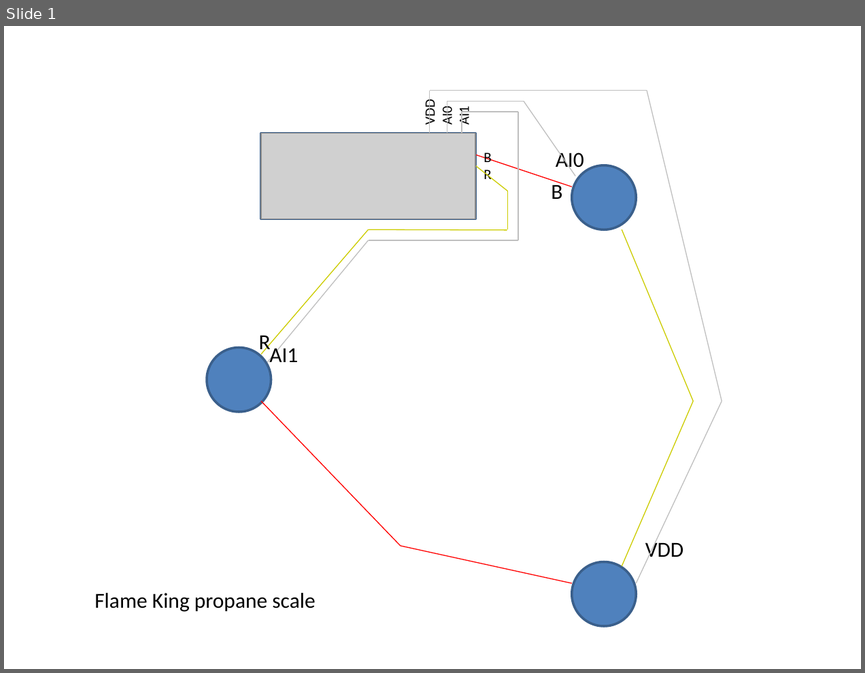
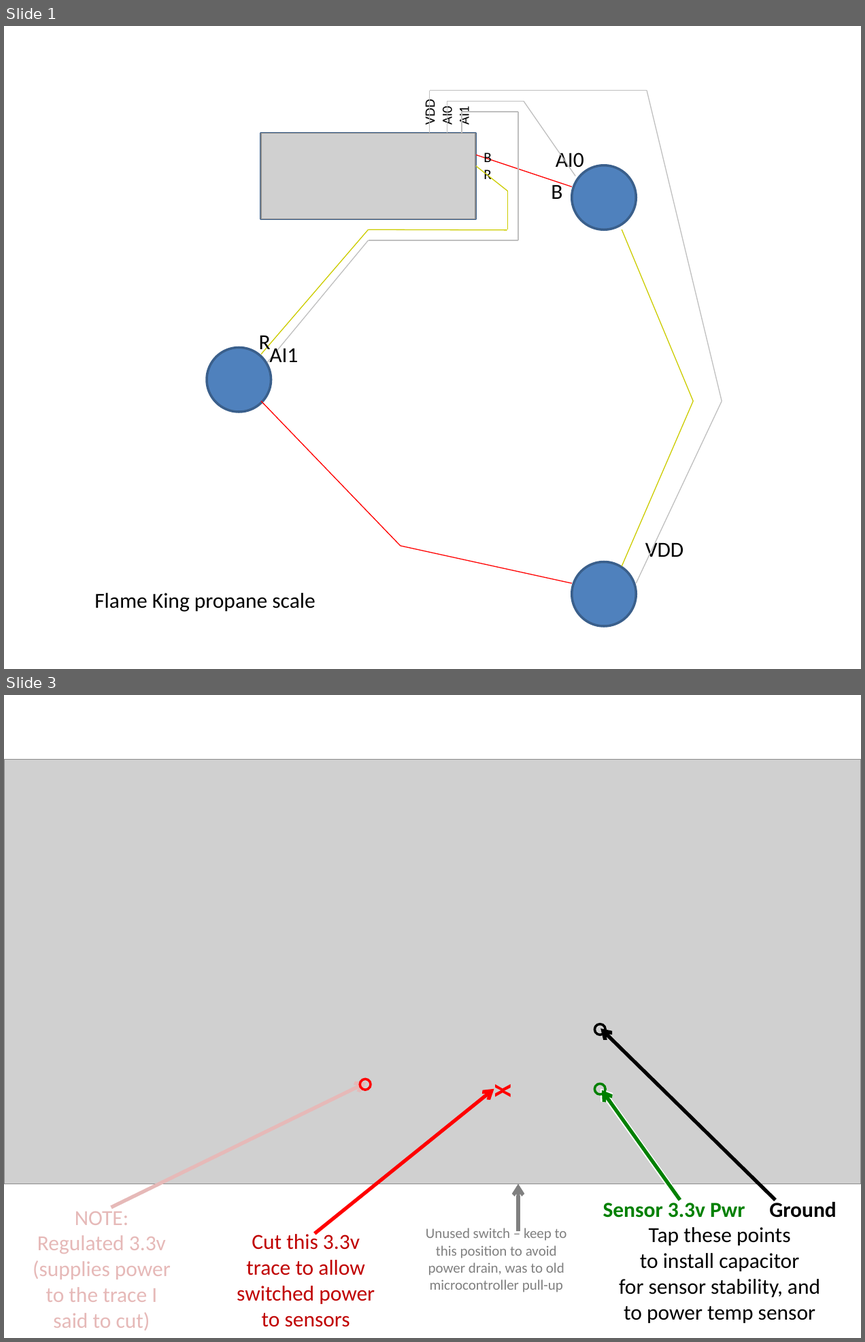
Before and after one commit to mmiller7/ESPHome-Mod-Flame-King-Propane-Scale, a slide deck: Modification Pics/wiring.pptx. Shown one above the other, each under a label of ours: slide 1 before the commit, slides 1 and 3 after it; the slides between them are not shown. The pictures are 865x673 and 865x1342 pixels, drawn with LibreOffice and Linux fonts; fonts in the diff are those of the drawing; grey boxes stand for pictures. Boxes give left, top, right and bottom in pixels: in the first picture for what was removed or moved away, otherwise in the second. Text is boxed around its words. In the diff, an @@ line names an element or a change of style, - is before the commit and + after.

Commit message:
Reduce power consumption modifying board to turn off sensors in deep-sleep Added temperature sensor module to correct for load-cell temperature drift Added image of non-mirrored front of original board

```diff
--- a/Modification Pics/wiring.pptx
+++ b/Modification Pics/wiring.pptx
@@ slide 3 added at (4,695,861,1338), background #FFFFFF @@
@@ picture added at (4,759,861,1183) @@
@@ ellipse added at (594,1024,606,1035), outline #000000 2 pt @@
@@ arrow added from (775, 1200) to (600, 1028), #000000 3 pt @@
@@ ellipse added at (360,1079,371,1090), outline #FF0000 2 pt @@
@@ arrow added from (111, 1207) to (366, 1083), #E6B9B8 3 pt @@
@@ arrow added from (314, 1233) to (494, 1088), #FF0000 3 pt @@
@@ text added at (487,1085,517,1097), 20 pt, text #FF0000, bold @@
+X
@@ ellipse added at (594,1083,606,1094), outline #008000 2 pt @@
@@ arrow added from (679, 1199) to (600, 1088), #FFFFFF 5 pt @@
@@ arrow added from (680, 1200) to (601, 1090), #008000 3 pt @@
@@ arrow added from (518, 1231) to (518, 1183), #808080 3 pt @@
@@ text added at (603,1198,836,1323), 18 pt, text #000000 @@
+Sensor 3.3v Pwr Ground
+Tap these points
+to install capacitor
+for sensor stability, and
+to power temp sensor
@@ text added at (33,1206,171,1330), 18 pt, text #E6B9B8 @@
+NOTE:
+Regulated 3.3v
+(supplies power
+to the trace I
+said to cut)
@@ text added at (237,1231,375,1327), 18 pt, text #C00000 @@
+Cut this 3.3v
+trace to allow
+switched power
+to sensors
@@ text added at (426,1227,567,1292), 12 pt, text #808080 @@
+Unused switch – keep to
+this position to avoid
+power drain, was to old
+microcontroller pull-up
```
Also in this commit, not shown: 1 slide changed, 1 other slide added, 12 other files.
